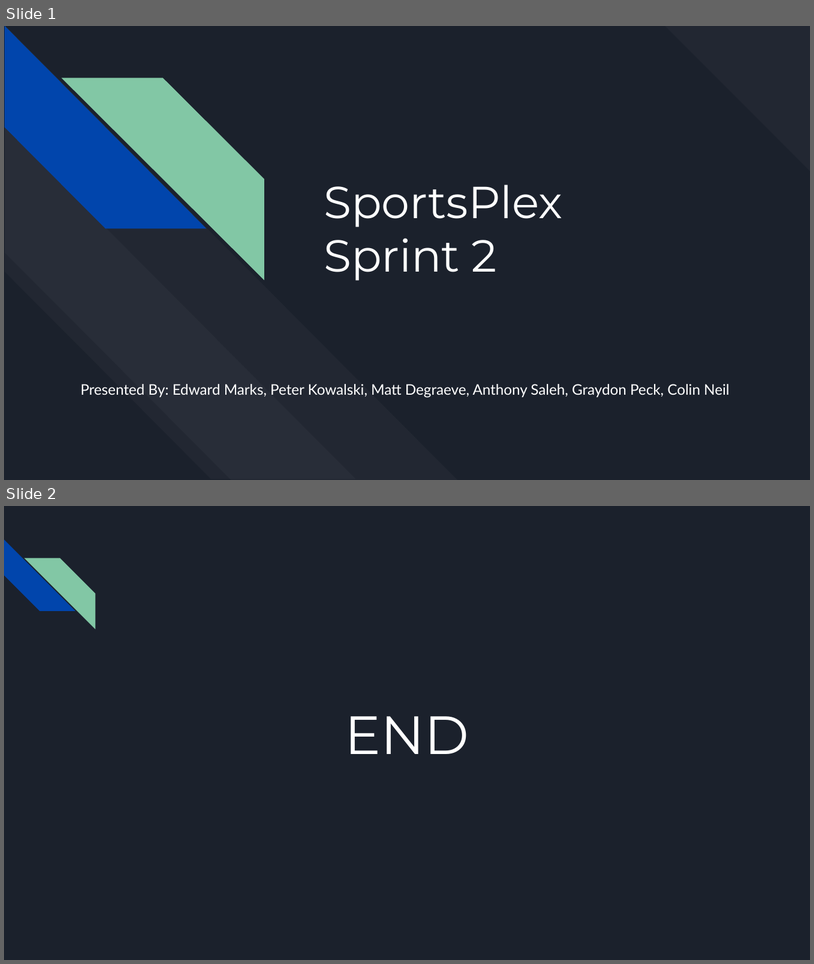
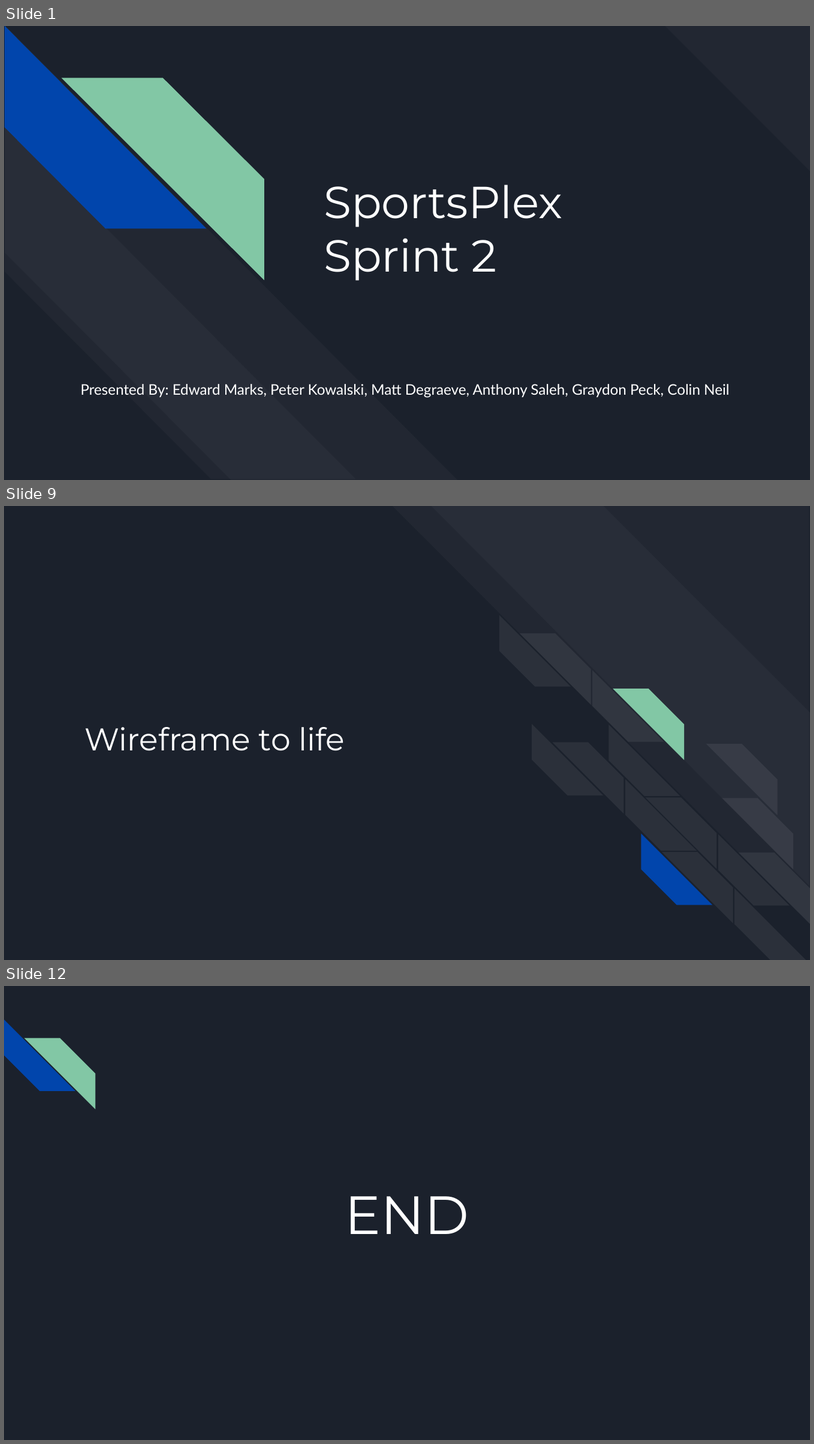
Before and after one commit to GraydonPeck/CSI4999Project, a slide deck: Documentation/4999 - Sprint2.pptx. Shown one above the other, each under a label of ours: slides 1 and 2 before the commit, slides 1, 9 and 12 after it; the slides between them are not shown. The pictures are 814x964 and 814x1444 pixels, drawn with LibreOffice and Linux fonts; fonts in the diff are those of the drawing. Boxes give left, top, right and bottom in pixels: in the first picture for what was removed or moved away, otherwise in the second. Text is boxed around its words. In the diff, an @@ line names an element or a change of style, - is before the commit and + after.

```diff
--- a/Documentation/4999 - Sprint2.pptx
+++ b/Documentation/4999 - Sprint2.pptx
@@ slide 9 added at <box>4,506,810,960</box>, background #1B212C @@
@@ title added at <box>85,727,345,751</box>, 28 pt, text #FFFFFF @@
+Wireframe to life
@@ group added at <box>393,506,810,959</box>: 18 diag stripes @@
@@ what was slide 2 is now slide 12 @@
```
Also in this commit, not shown: 9 other slides added, 2 other files.
